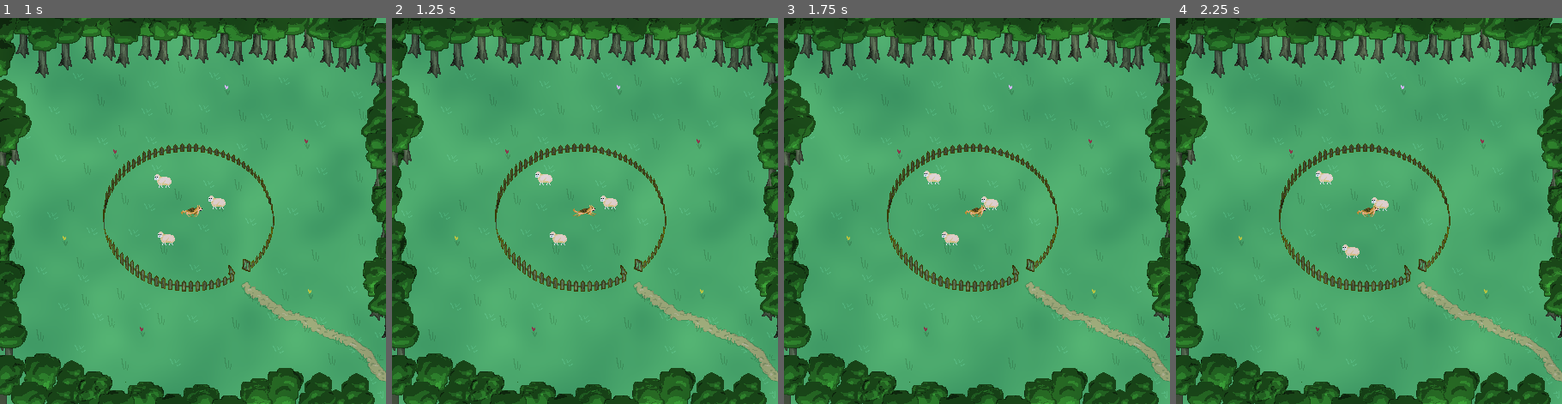
Above: before the commit, frames 1-4 (left to right).
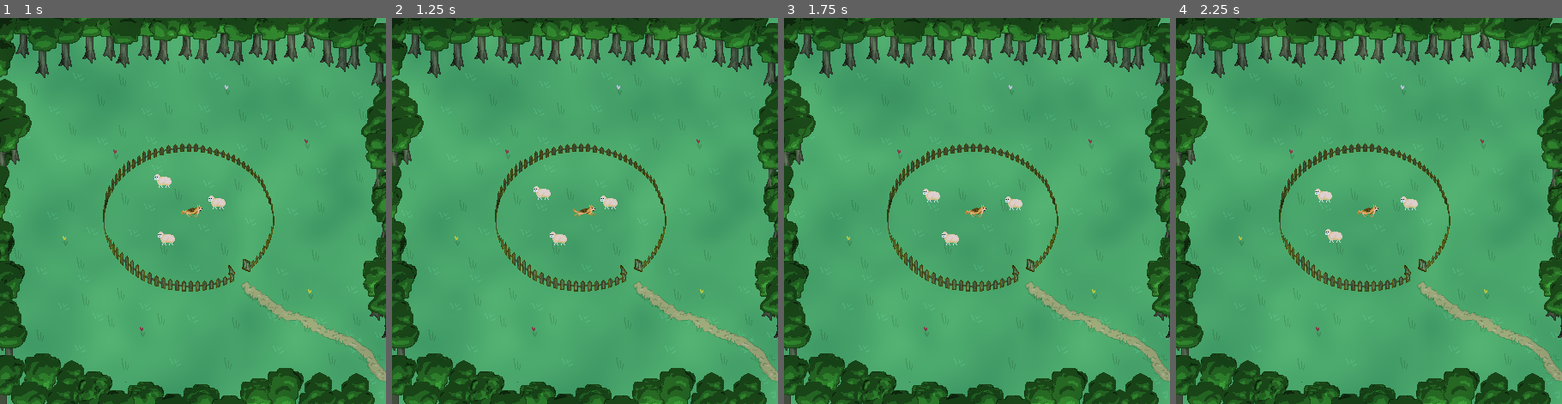
Above: after the commit, the same moments.

Repository: binaryHips/MAIgeAcademy
Game: Godot game, scene res://src/scenes/main/main.tscn
Same seed, same stepped clock (60 frames per second), same inputs: the game is played once before the commit and once after it. The project has no main scene, so this scene is started directly.
Inputs:
- Up to frame 1 (1 s): hold Right (ui_right) from 0.53 s (still down)
- Up to frame 2 (1.25 s): keep holding Right (ui_right)
- Up to frame 3 (1.75 s): release Right (ui_right) at 1.28 s; hold Down (ui_down) from 1.28 s (still down)
- Up to frame 4 (2.25 s): release Down (ui_down) at 2.03 s; hold Right (ui_right) from 2.03 s (still down)

Frame 1 is identical in both runs. In frame 2, 0.2% of the frame differs, in the area x 36-42%, y 39-48%; in frame 3, 0.4%; in frame 4, 0.6%, in the area x 36-63%, y 39-63%.

Commit message:
actions dictionary added

Diff:
--- a/src/classes/brain.gd
+++ b/src/classes/brain.gd
@@ -15,6 +15,8 @@
 @export var states:Array[String]
 
 @onready var body:PhysicsBody2D = get_parent()
+
+var actions = {}
 
 
 func _init() -> void:
@@ -77,3 +79,18 @@
 static func kill(agent:Brain):
 	Gamemaster.turn_order.erase(agent)
 	agent.queue_free()
+
+func add_action(name:String , fun:Callable):
+	actions[name] = fun
+
+func initiate_actions(dic:Dictionary):
+	actions = dic
+
+func execute_action(name:String , args:Array = []):
+	if(args.is_empty()):
+			actions[name].call()
+	else:
+		actions[name].call(args)
+
+func remove_action(name:String):
+	actions.erase(name)
--- a/src/scenes/sheep/brain.gd
+++ b/src/scenes/sheep/brain.gd
@@ -9,6 +9,18 @@
 func _ready():
 	speed = 50
 	override_state("idle")
+
+	add_action("idle_walk" ,
+		func():
+			move_target = body.global_position + Vector2(
+			randf_range(-50, 50),
+			randf_range(-50, 50),
+		)
+	)
+
+	add_action("escape_run" , func():
+		move_target = body.global_position * 9999
+	)
 
 func _parse_event(event:Dictionary):
 
@@ -46,7 +58,7 @@
 		if percept["is_inside"]:
 			override_state("idle")
 
-		move_target = body.global_position * 9999
+		execute_action("escape_run")
 
 	elif has_state("return"):
 		if count_return <= 0:
@@ -58,7 +70,4 @@
 		if not percept["dog_seen"] and not percept["is_inside"]:
 			override_state("runaway")
 
-		move_target = body.global_position + Vector2(
-			randf_range(-50, 50),
-			randf_range(-50, 50),
-		)
+		execute_action("idle_walk")
